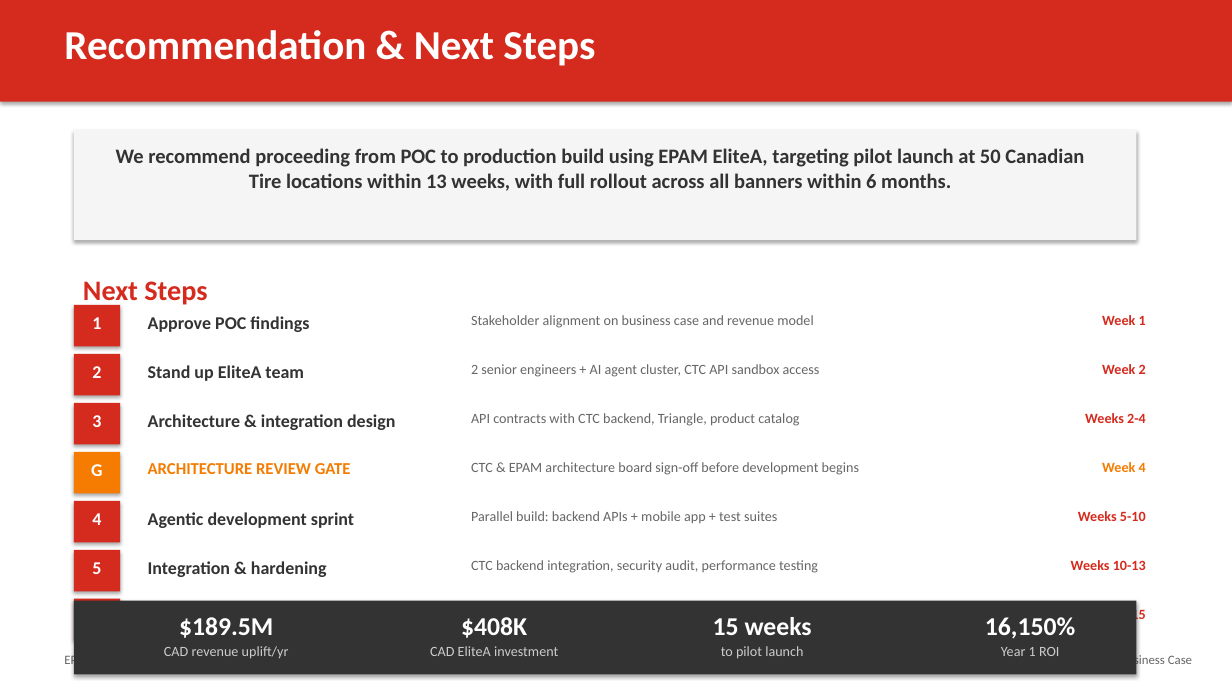
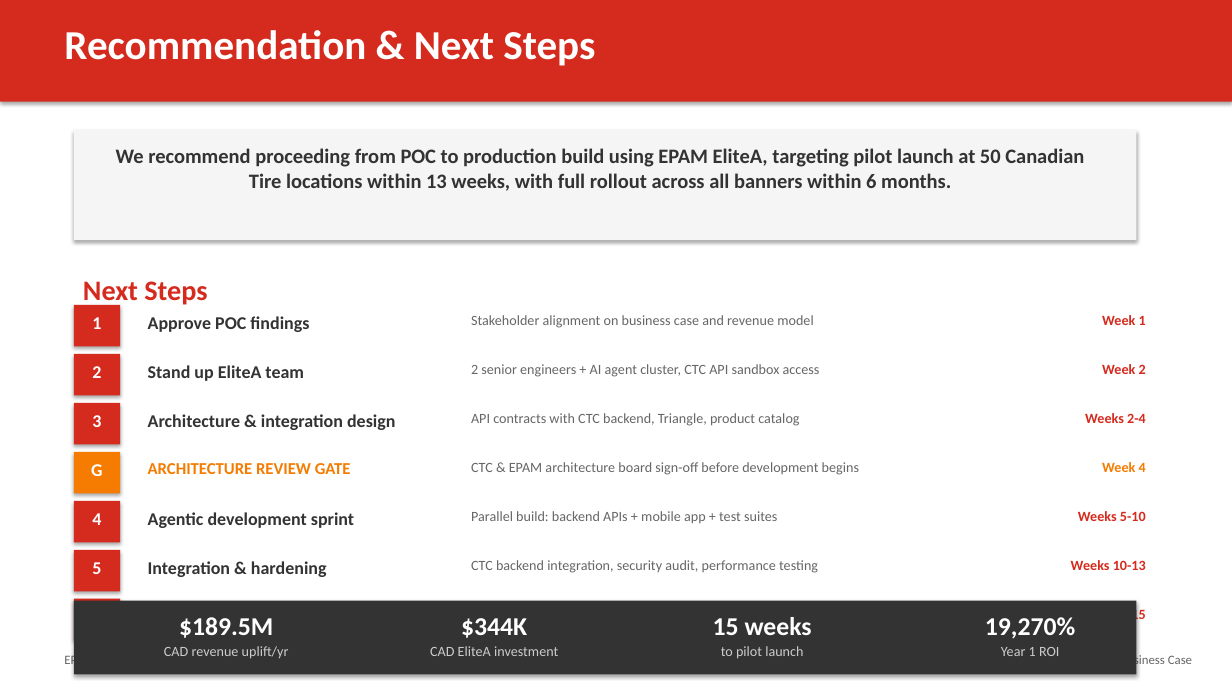
Before and after one commit to ksyed0/CTC-Mobile-Wishlist, a slide deck: slide 16 of docs/CTC_Mobile_Wishlist_Business_Case.pptx. Drawn at 1232x693 pixels with LibreOffice and Linux fonts; fonts in the diff are those of the drawing. Boxes give left, top, right and bottom in pixels: in the first picture for what was removed or moved away, otherwise in the second. Text is boxed around its words. In the diff, an @@ line names an element or a change of style, - is before the commit and + after.

```diff
--- a/docs/CTC_Mobile_Wishlist_Business_Case.pptx
+++ b/docs/CTC_Mobile_Wishlist_Business_Case.pptx
@@ text at <box>461,618,527,638</box>: text changed @@
-$408K
+$344K
@@ text at <box>985,617,1075,638</box>: text changed @@
-16,150%
+19,270%
```
Also in this commit, not shown: 3 other slides changed, 2 other files.
